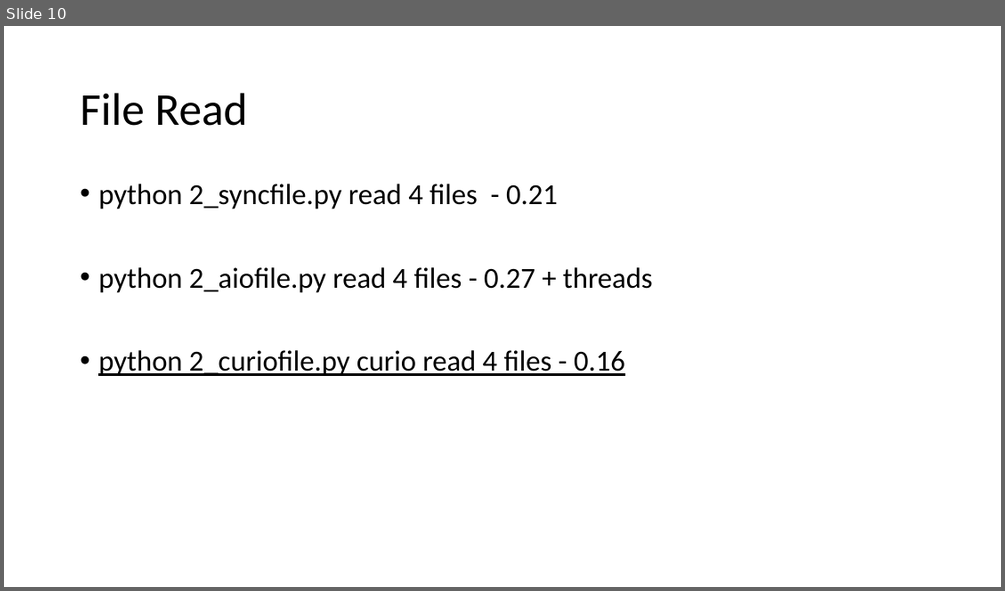
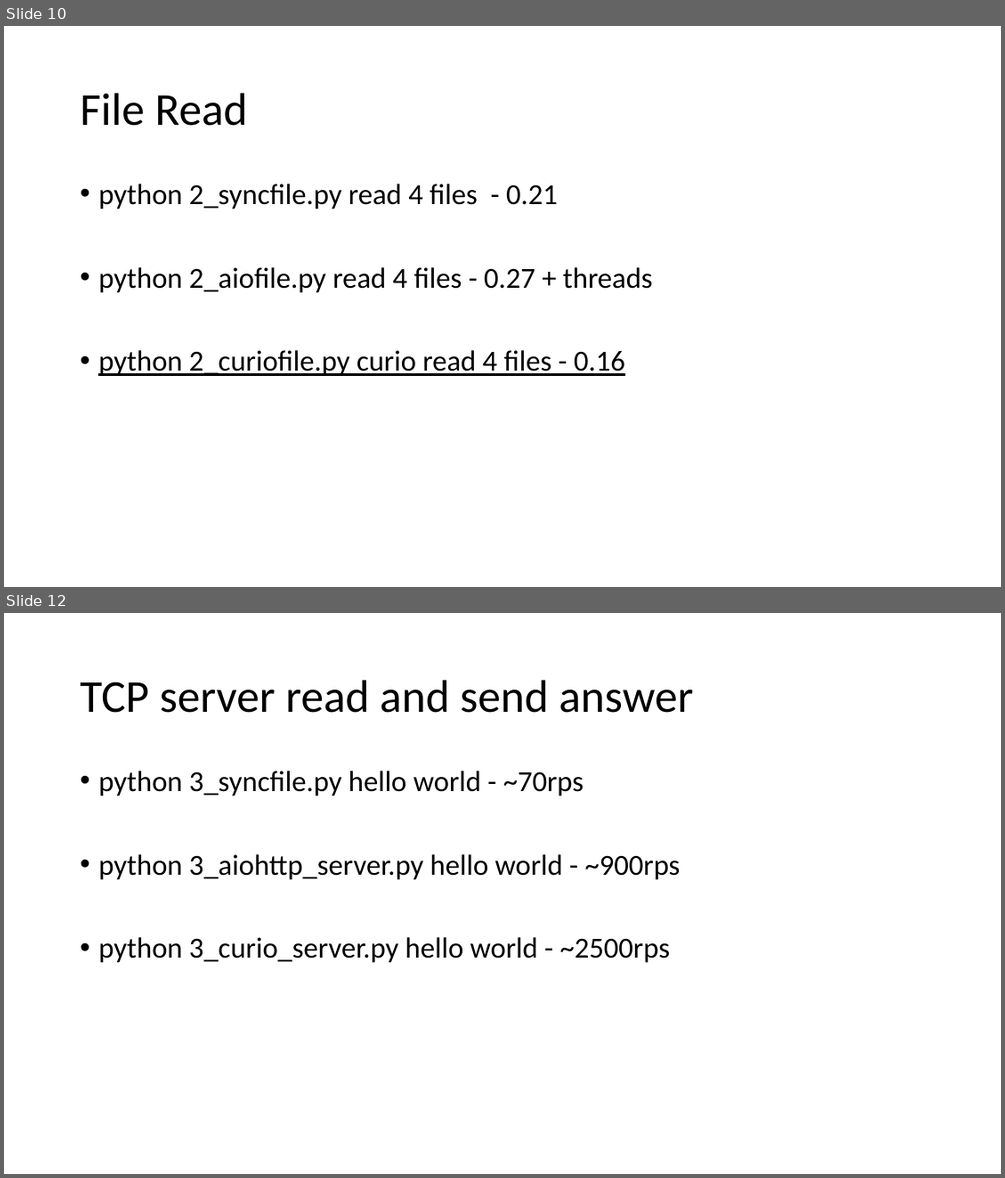
Before and after one commit to dhruba13/Django-Admin-Tricks, a slide deck: curio_async/docs/Asyncio_in_alternative_reality.pptx. Shown one above the other, each under a label of ours: slide 10 before the commit, slides 10 and 12 after it; the slides between them are not shown. The pictures are 1005x591 and 1005x1178 pixels, drawn with LibreOffice and Linux fonts; fonts in the diff are those of the drawing. Boxes give left, top, right and bottom in pixels: in the first picture for what was removed or moved away, otherwise in the second. Text is boxed around its words. In the diff, an @@ line names an element or a change of style, - is before the commit and + after.

Commit message:
update 3 parth - servers

```diff
--- a/curio_async/docs/Asyncio_in_alternative_reality.pptx
+++ b/curio_async/docs/Asyncio_in_alternative_reality.pptx
@@ slide 12 added at <box>4,613,1001,1174</box>, background #FFFFFF @@
@@ title added at <box>80,680,693,713</box>, 44 pt, text #000000 @@
+TCP server read and send answer
@@ text added at <box>98,771,680,963</box>, 28 pt, text #000000 @@
+• python 3_syncfile.py hello world - ~70rps
+• python 3_aiohttp_server.py hello world - ~900rps
+• python 3_curio_server.py hello world - ~2500rps
```
Also in this commit, not shown: 1 slide changed, 1 other file.
